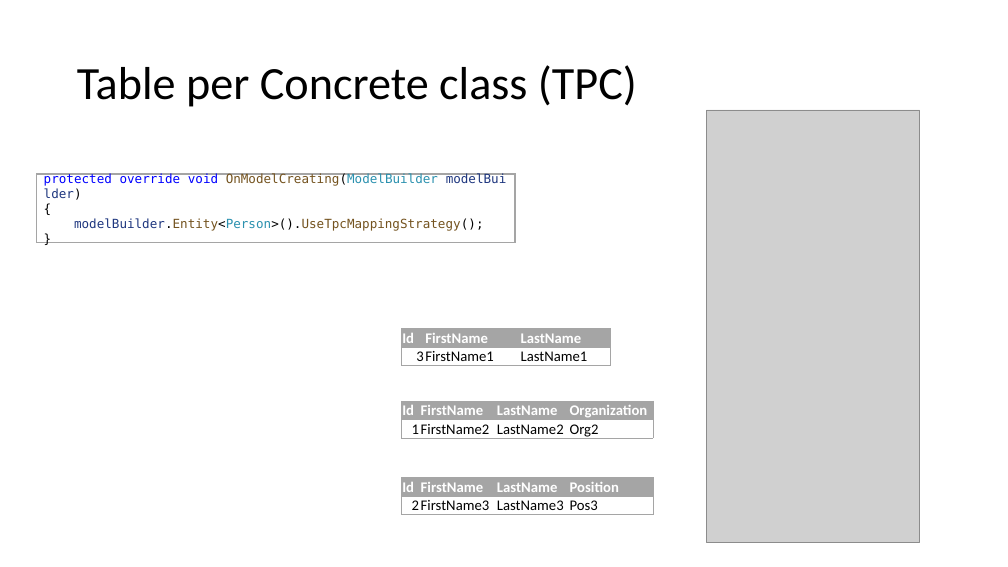
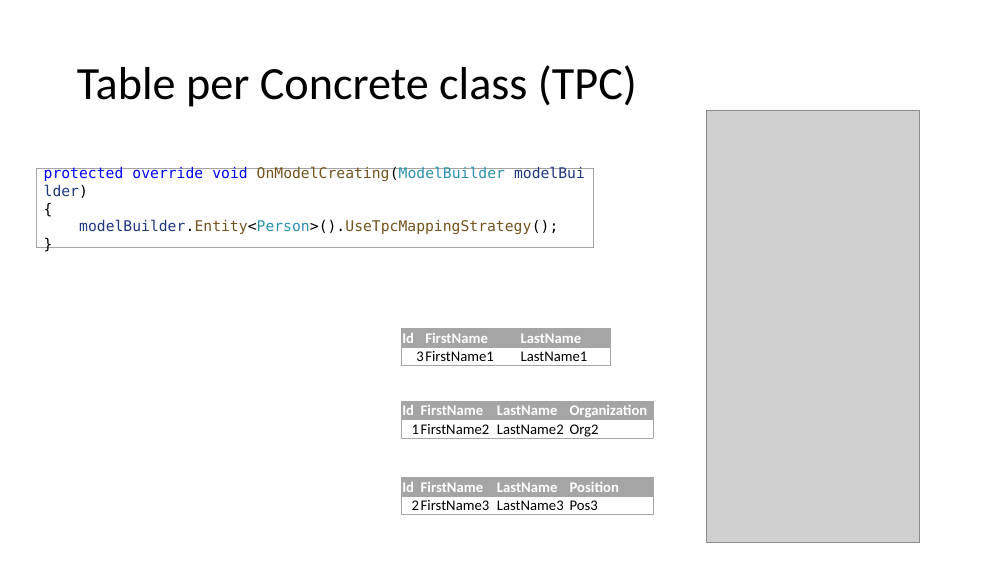
Before and after one commit to MihailRomanov/asp_net_course_2024, a slide deck: slide 28 of Modules/02. Some standard libraries/02. ADO.Net and ORMs/04. EF Core.pptx. Drawn at 1008x567 pixels with LibreOffice and Linux fonts; fonts in the diff are those of the drawing; grey boxes stand for pictures. Boxes give left, top, right and bottom in pixels: in the first picture for what was removed or moved away, otherwise in the second. Text is boxed around its words. In the diff, an @@ line names an element or a change of style, - is before the commit and + after.

```diff
--- a/Modules/02. Some standard libraries/02. ADO.Net and ORMs/04. EF Core.pptx
+++ b/Modules/02. Some standard libraries/02. ADO.Net and ORMs/04. EF Core.pptx
@@ rectangle "protected override void OnModelCreating(ModelBuilder modelBu ...": place and size @@
-rectangle "protected override void OnModelCreating(ModelBuilder modelBu ..." at box(36, 174, 515, 243)
+rectangle "protected override void OnModelCreating(ModelBuilder modelBu ..." at box(36, 169, 594, 247)
@@ rectangle "protected override void OnModelCreating(ModelBuilder modelBu ..." at box(36, 169, 594, 247): size 12 to 14 pt @@
```
Also in this commit, not shown: 17 other slides changed.
